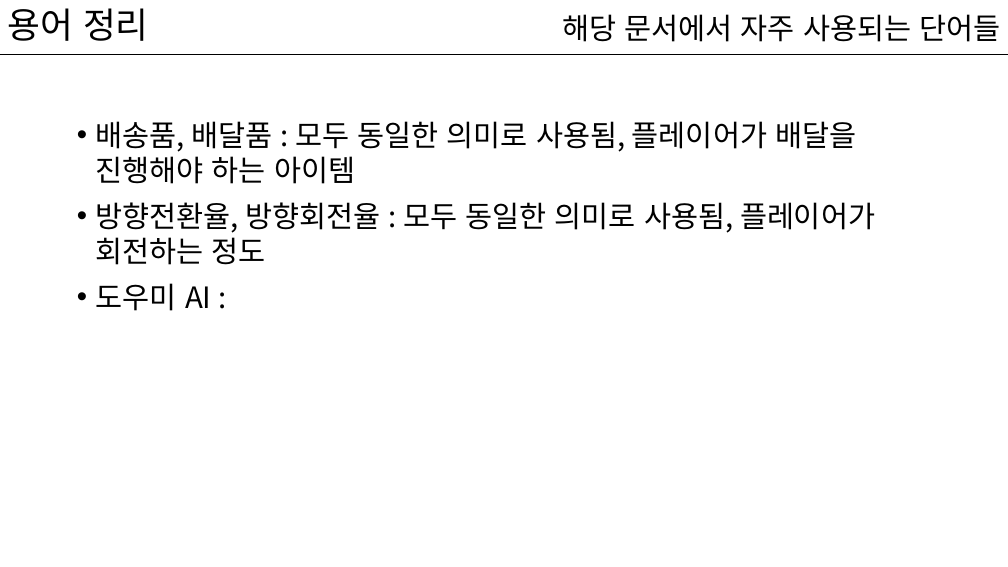
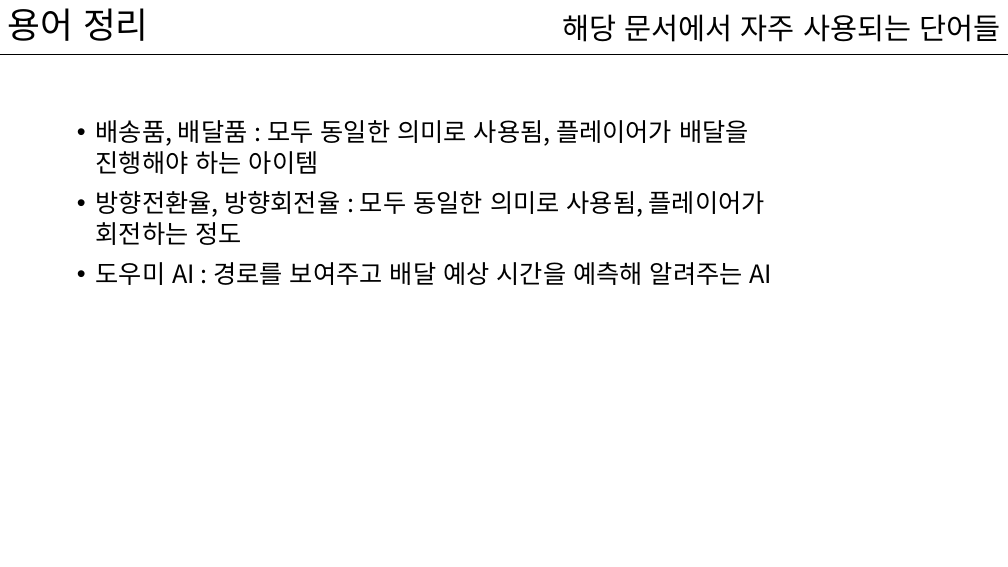
Before and after one commit to kwakyerin/2026_Graduation_Project, a slide deck: slide 2 of documents/HyunahKwon/design/designing/배트와 달트_기획서.pptx. Drawn at 1008x567 pixels with LibreOffice and Linux fonts; fonts in the diff are those of the drawing. Boxes give left, top, right and bottom in pixels: in the first picture for what was removed or moved away, otherwise in the second. Text is boxed around its words. In the diff, an @@ line names an element or a change of style, - is before the commit and + after.

Commit message:
용어추가

```diff
--- a/documents/HyunahKwon/design/designing/배트와 달트_기획서.pptx
+++ b/documents/HyunahKwon/design/designing/배트와 달트_기획서.pptx
@@ text at [96,120,765,245]: size 28 to 24 pt in "배송품, 배달품 : 모두 동일한 의미로 사용됨, ...", "방향전환율, 방향회전율 : 모두 동일한 의미로 사용됨, ..." @@
@@ text at [96,262,773,285]: text changed; size 28 to 24 pt @@
-• 도우미 AI :
+• 도우미 AI : 경로를 보여주고 배달 예상 시간을 예측해 알려주는 AI
```
Also in this commit, not shown: 1 other file.
